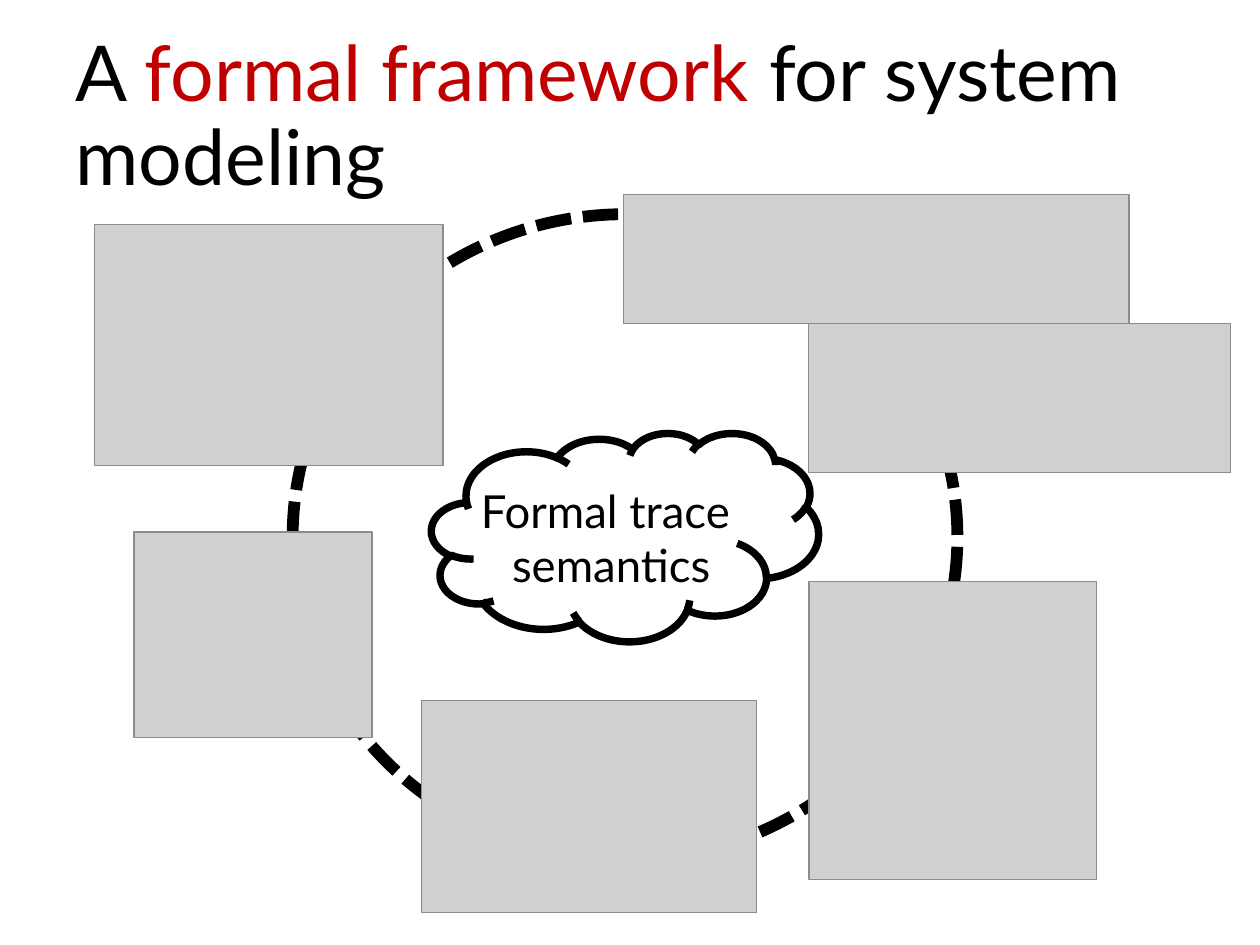
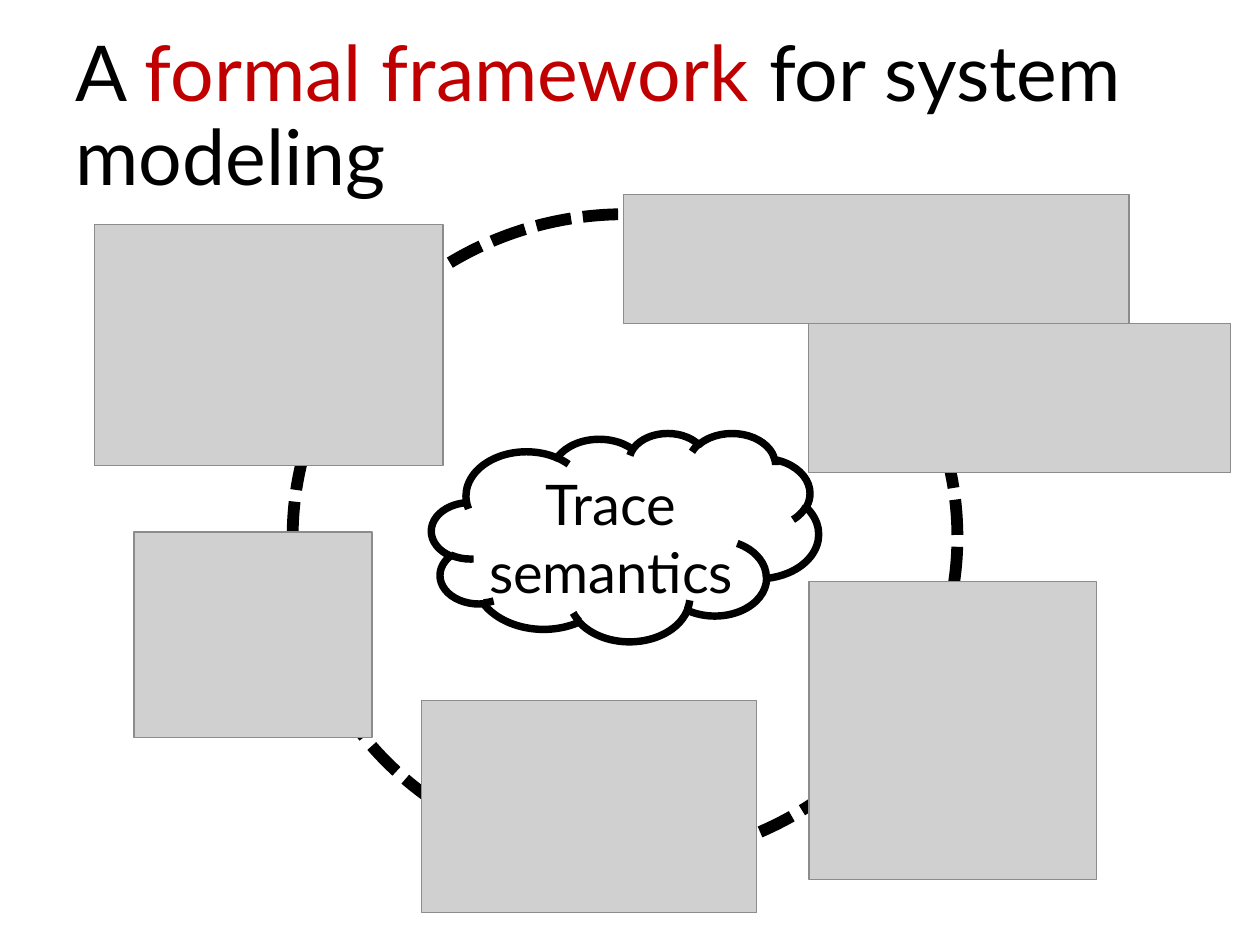
Before and after one commit to blambeau/phd, a slide deck: slide 40 of public-defense/slides.pptx. Drawn at 1260x945 pixels with LibreOffice and Linux fonts; fonts in the diff are those of the drawing; grey boxes stand for pictures. Boxes give left, top, right and bottom in pixels: in the first picture for what was removed or moved away, otherwise in the second. Text is boxed around its words. In the diff, an @@ line names an element or a change of style, - is before the commit and + after.

```diff
--- a/public-defense/slides.pptx
+++ b/public-defense/slides.pptx
@@ text in cloud at (x1=489, y1=485, x2=733, y2=603): text changed; size 26 to 32 pt @@
-Formal trace
-semantics
+Trace
+semantics
```
Also in this commit, not shown: 4 other slides changed, 3 slides added, 1 other file.
